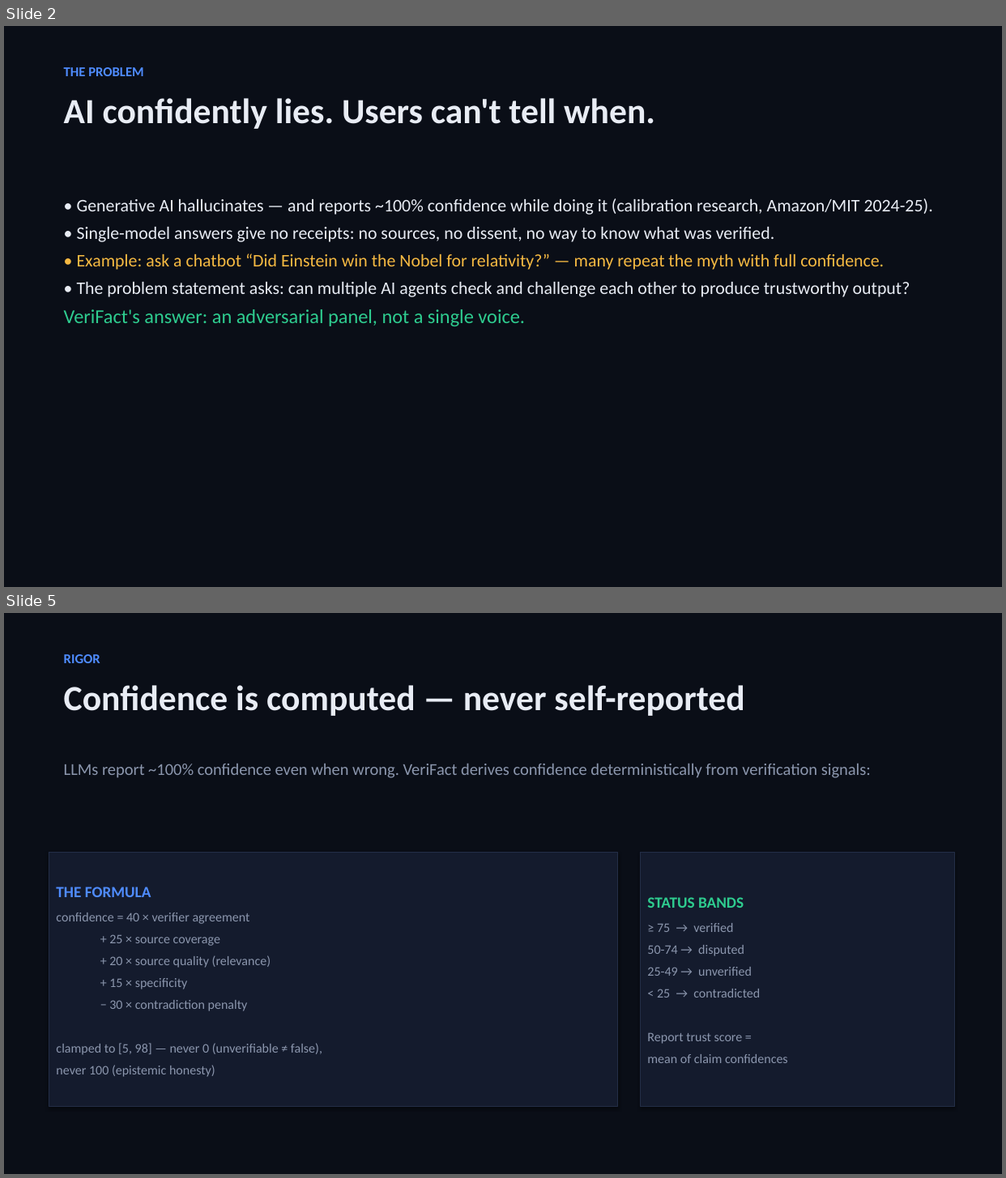
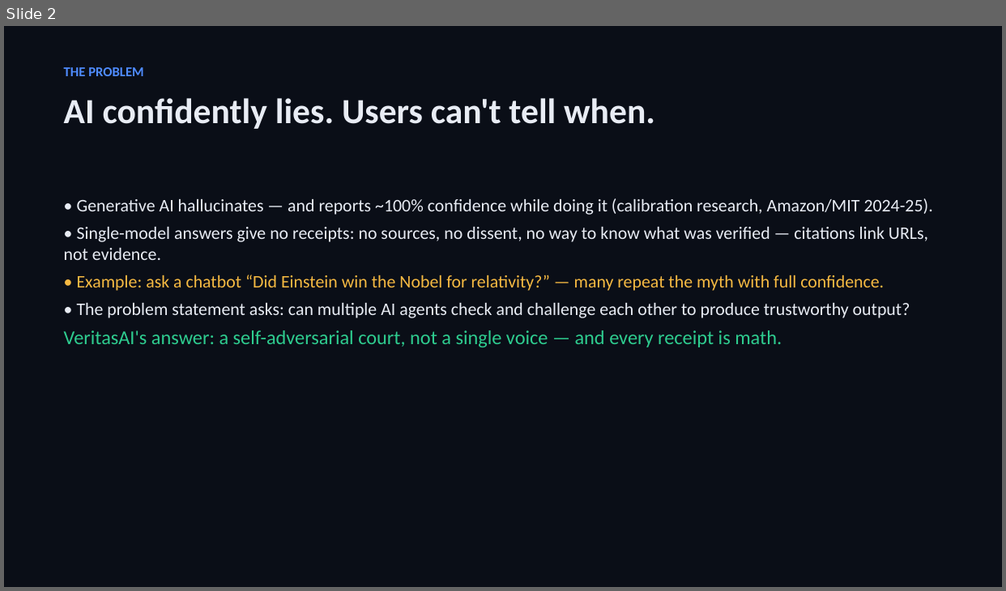
Before and after one commit to ArpitKumar8649/Innovahack_chapter1, a slide deck: submission/VeriFact_Deck.pptx. Shown one above the other, each under a label of ours: slides 2 and 5 before the commit, slide 2 after it; the slides between them are not shown. The pictures are 1006x1178 and 1006x591 pixels, drawn with LibreOffice and Linux fonts; fonts in the diff are those of the drawing. Boxes give left, top, right and bottom in pixels: in the first picture for what was removed or moved away, otherwise in the second. Text is boxed around its words. In the diff, an @@ line names an element or a change of style, - is before the commit and + after.

```diff
--- a/submission/VeriFact_Deck.pptx
+++ b/submission/VeriFact_Deck.pptx
@@ slide 5 removed at (4,613,1002,1174), background #0A0E17 @@
@@ text removed at (64,654,744,716) @@
-RIGOR
-Confidence is computed — never self-reported
@@ text removed at (64,764,871,778) @@
-LLMs report ~100% confidence even when wrong. VeriFact derives confidence deterministically from verification signals:
@@ rectangle removed at (49,853,618,1107) @@
-THE FORMULA
-confidence = 40 × verifier agreement
-+ 25 × source coverage
-+ 20 × source quality (relevance)
-+ 15 × specificity
-− 30 × contradiction penalty
-clamped to [5, 98] — never 0 (unverifiable ≠ false),
-never 100 (epistemic honesty)
@@ rectangle removed at (641,853,955,1107) @@
-STATUS BANDS
-≥ 75 → verified
-50-74 → disputed
-25-49 → unverified
-< 25 → contradicted
-Report trust score =
-mean of claim confidences
@@ slide 2 changed as well @@
@@ text at (64,227,928,260): text changed @@
-• Single-model answers give no receipts: no sources, no dissent, no way to know what was verified.
+• Single-model answers give no receipts: no sources, no dissent, no way to know what was verified — citations link URLs, not evidence.
@@ text at (64,331,782,348): text changed @@
-VeriFact's answer: an adversarial panel, not a single voice.
+VeritasAI's answer: a self-adversarial court, not a single voice — and every receipt is math.
```
Also in this commit, not shown: 4 other slides changed, 2 slides added, 1 other slide removed, 17 other files.
